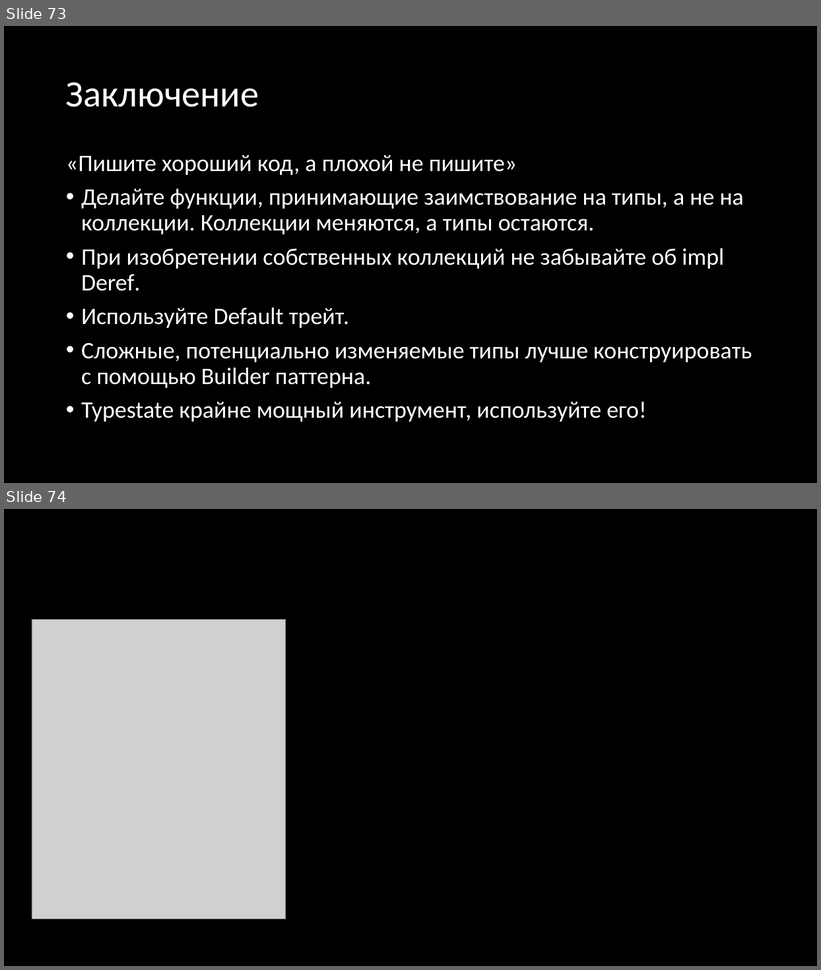
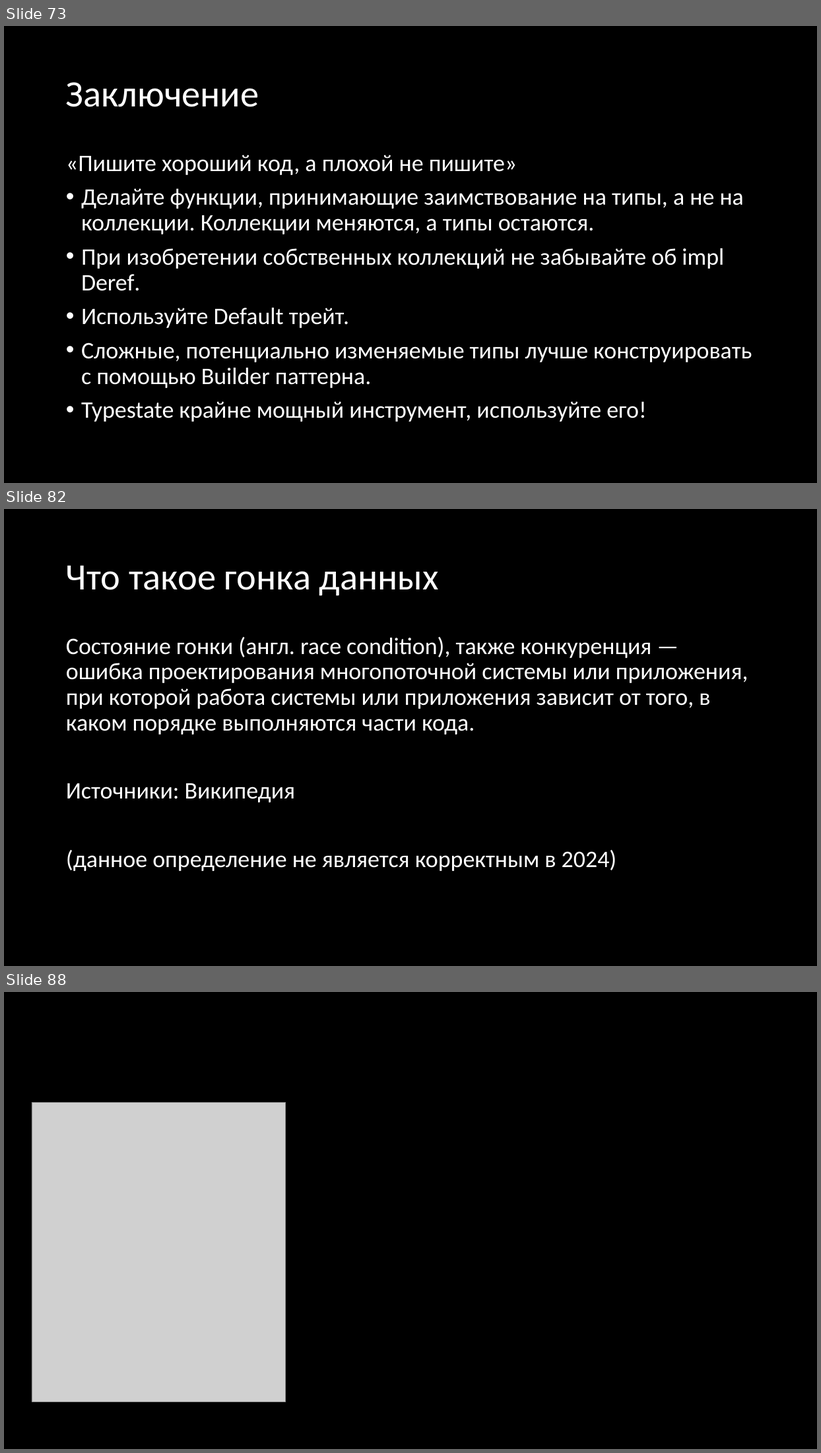
Before and after one commit to Gordon01/learn-rust, a slide deck: keynotes/Rust 2024.pptx. Shown one above the other, each under a label of ours: slides 73 and 74 before the commit, slides 73, 82 and 88 after it; the slides between them are not shown. The pictures are 821x970 and 821x1453 pixels, drawn with LibreOffice and Linux fonts; fonts in the diff are those of the drawing; grey boxes stand for pictures. Boxes give left, top, right and bottom in pixels: in the first picture for what was removed or moved away, otherwise in the second. Text is boxed around its words. In the diff, an @@ line names an element or a change of style, - is before the commit and + after.

```diff
--- a/keynotes/Rust 2024.pptx
+++ b/keynotes/Rust 2024.pptx
@@ slide 82 added at (4,509,817,966), background #000000 @@
@@ title added at (66,565,439,596), 44 pt, text #FFFFFF @@
+Что такое гонка данных
@@ text added at (66,637,748,871), 28 pt, text #FFFFFF @@
+Состояние гонки (англ. race condition), также конкуренция — ошибка проектирования многопоточной системы или приложения, при которой работа системы или приложения зависит от того, в каком порядке выполняются части кода.
+Источники: Википедия
+(данное определение не является корректным в 2024)
@@ what was slide 74 is now slide 88 @@
```
Also in this commit, not shown: 13 other slides added, 5 other files.
